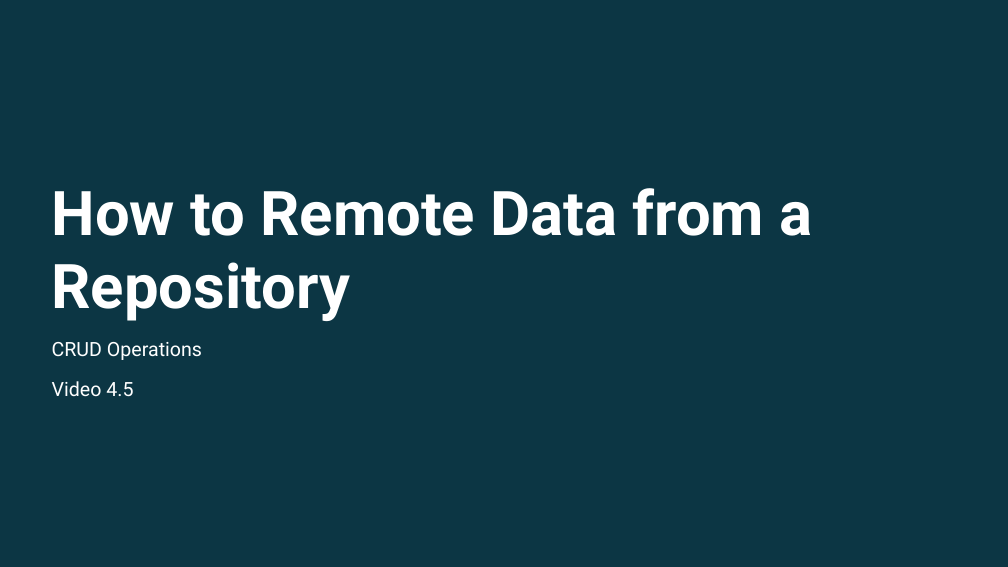
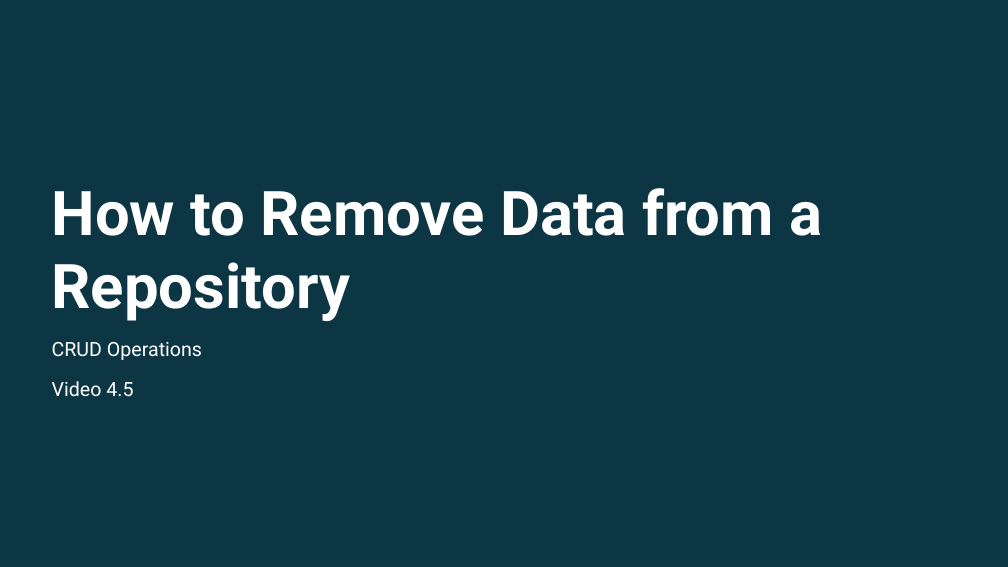
Before and after one commit to ec-council-learning/Entity-Fundamentals-Using-.NET-6, a slide deck: slide 15 of Sections/Section 4/Entity Fundamentals Using .NET 6_Section 4.pptx. Drawn at 1008x567 pixels with LibreOffice and Linux fonts; fonts in the diff are those of the drawing; background and template pictures are left out; a plain dark background stands for a picture behind light text. Boxes give left, top, right and bottom in pixels: in the first picture for what was removed or moved away, otherwise in the second. Text is boxed around its words. In the diff, an @@ line names an element or a change of style, - is before the commit and + after.

```diff
--- a/Sections/Section 4/Entity Fundamentals Using .NET 6_Section 4.pptx
+++ b/Sections/Section 4/Entity Fundamentals Using .NET 6_Section 4.pptx
@@ text at (x1=52, y1=188, x2=822, y2=321): text changed @@
-How to Remote Data from a Repository
+How to Remove Data from a Repository
```
Also in this commit, not shown: 3 slides added, 11 slides removed, 17 other files.
